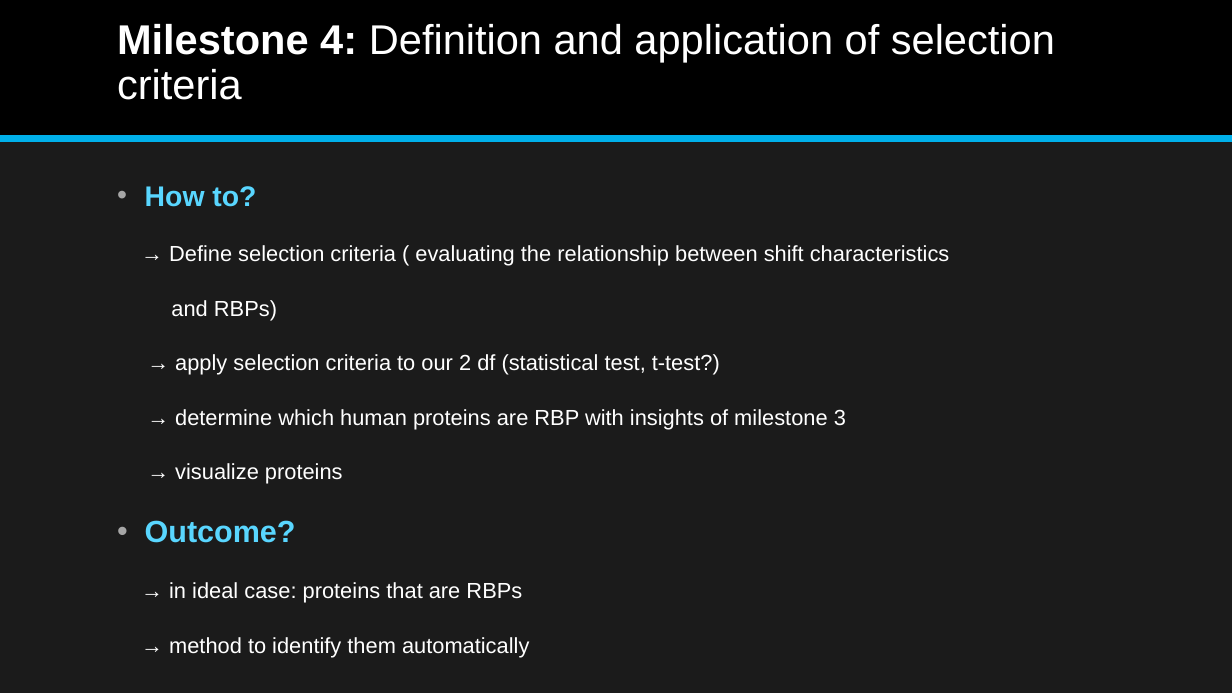
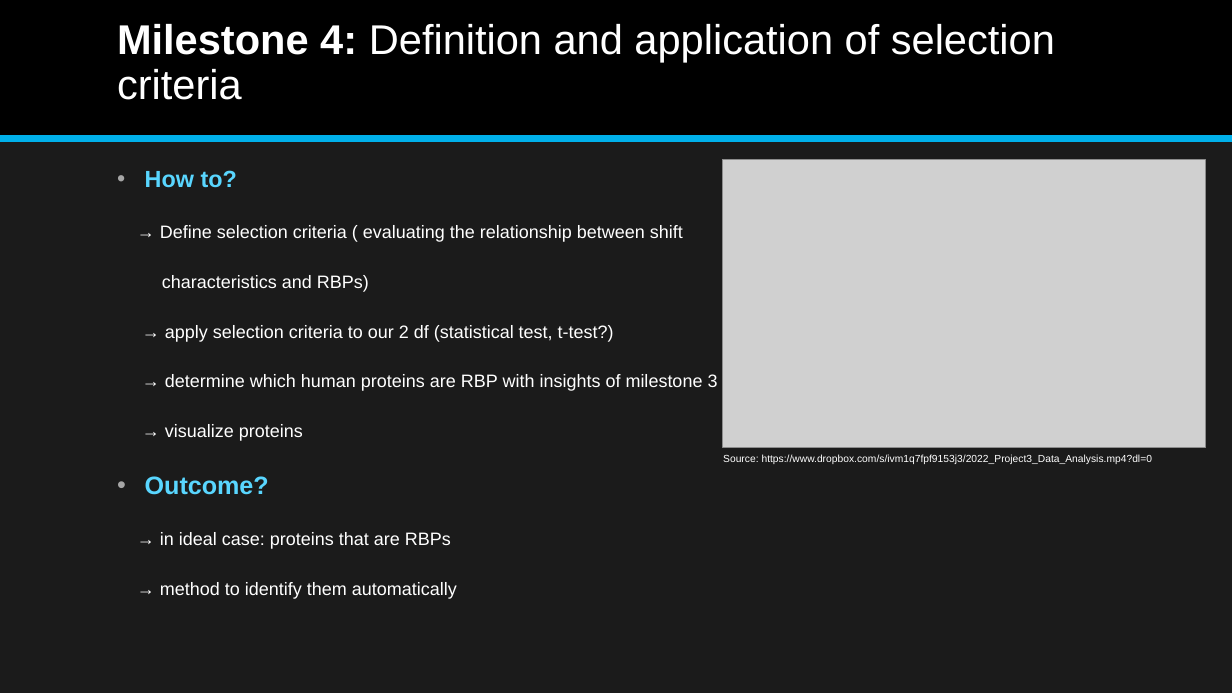
Before and after one commit to datascience-mobi-2022/2022-topic-03-team-04, a slide deck: slide 12 of DatenAnalyseSS22_final.pptx. Drawn at 1232x693 pixels with LibreOffice and Linux fonts; fonts in the diff are those of the drawing; grey boxes stand for pictures. Boxes give left, top, right and bottom in pixels: in the first picture for what was removed or moved away, otherwise in the second. Text is boxed around its words. In the diff, an @@ line names an element or a change of style, - is before the commit and + after.

```diff
--- a/DatenAnalyseSS22_final.pptx
+++ b/DatenAnalyseSS22_final.pptx
@@ text "How to?": place and size @@
-text "How to?" at [145, 186, 950, 603]
+text "How to?" at [145, 170, 718, 599]
@@ text at [145, 170, 718, 599]: size 22.1 to 18.2 pt in "How to?"; size 17 to 14 pt in "→ apply selection criteria to our 2 ...", "→ determine which human proteins are RBP ...", "→ visualize proteins", "→ in ideal case: proteins that are ..." and 1 more places; size 23.8 to 19.6 pt in "Outcome?" @@
@@ picture added at [723, 160, 1205, 448] @@
@@ text at [160, 225, 683, 292]: text changed; size 17 to 14 pt @@
-→ Define selection criteria ( evaluating the relationship between shift characteristics
-and RBPs)
+→ Define selection criteria ( evaluating the relationship between shift
+characteristics and RBPs)
@@ text added at [723, 454, 1152, 464], 8 pt, text #FFFFFF @@
+Source: https://www.dropbox.com/s/ivm1q7fpf9153j3/2022_Project3_Data_Analysis.mp4?dl=0
```
Also in this commit, not shown: 5 other slides changed.
